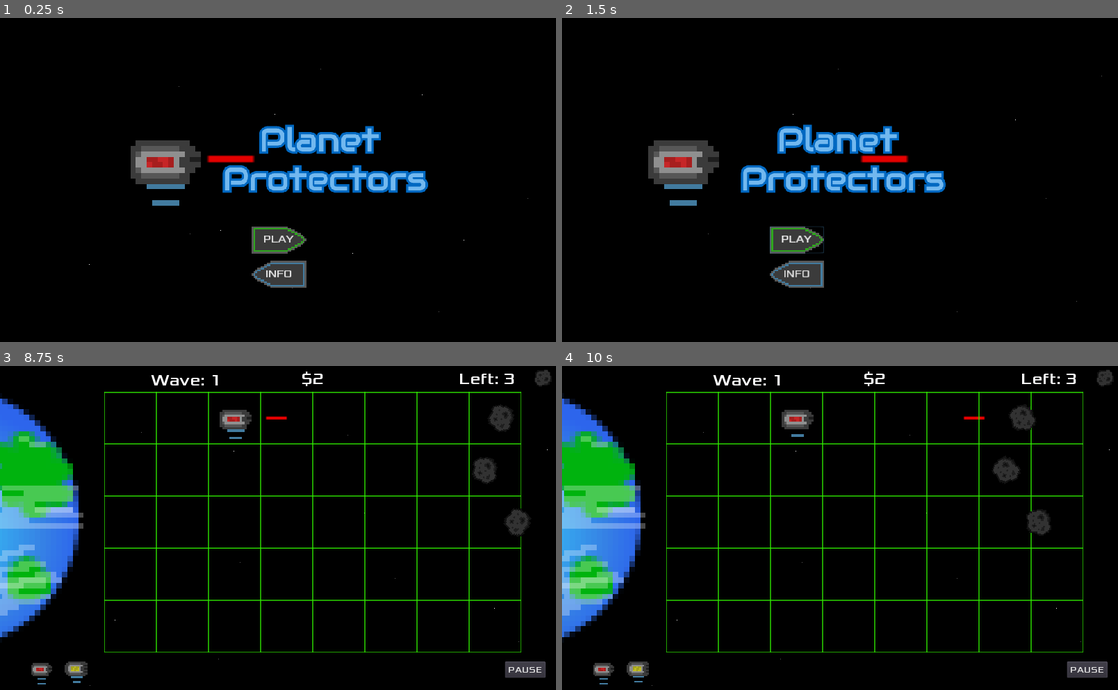
Above: before the commit, frames 1-4 (two rows, left to right).
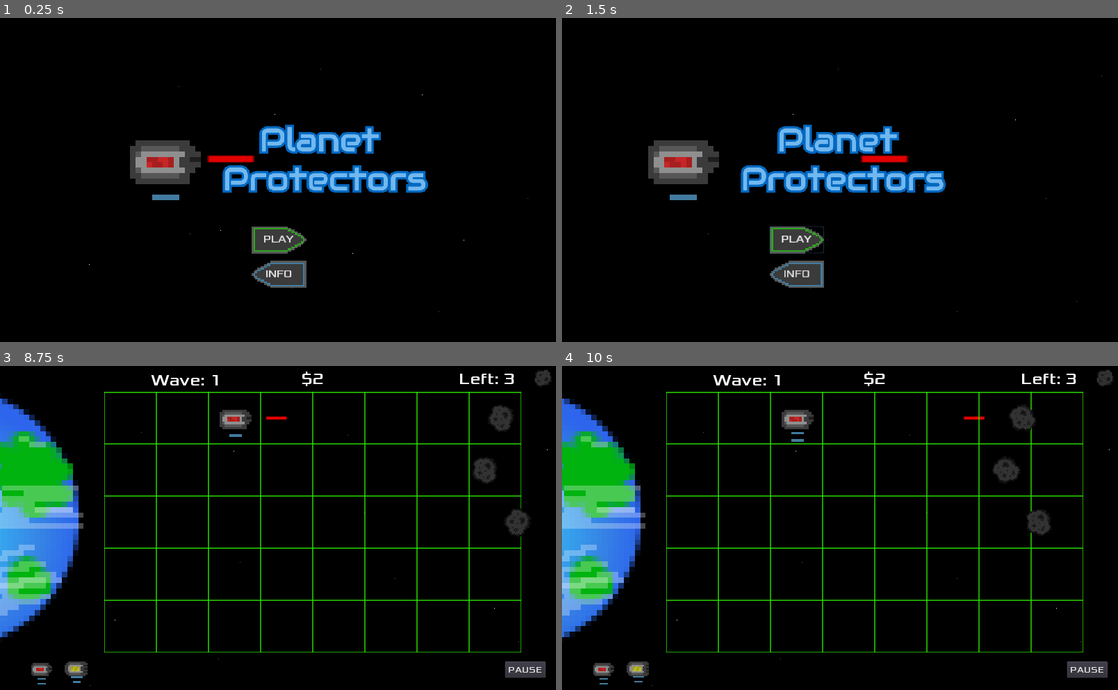
Above: after the commit, the same moments.

Repository: EthanMHolland/PlanetProtectors
Game: Godot game, scene res://src/TitleScreen.tscn
Two runs of this game, one before a commit and one after it. Both use one fixed random seed, a clock stepped at 60 frames per second and the inputs below.
Inputs (mouse positions are in pixels of both pictures, inside the frame that each line leads up to):
- Up to frame 1 (0.25 s): no input
- Up to frame 2 (1.5 s): click "PLAY" at 0.5 s; click "PLAY" at 1.25 s
- Up to frame 3 (8.75 s): click "INFO" at 2 s; move the mouse to (400, 511) at 2.77 s; tap 0 (add_funds) at 2.85 s; click (400, 511) at 2.92 s; drag from (494, 417) to (311, 518) at 3.52 s; move the mouse to (394, 417) at 4.27 s; tap = (increase_wave) at 4.35 s; click (394, 417) at 4.42 s; drag from (294, 417) to (450, 417) at 5.02 s; tap Enter at 5.75 s; drag from (127, 417) to (38, 670) at 5.77 s; click "PAUSE" at 6.5 s; click "RESUME" at 7.25 s; drag from (38, 670) to (233, 417) at 8.02 s
- Up to frame 4 (10 s): move the mouse to (639, 670) at 8.77 s; press the mouse at (639, 670) at 8.78 s; release the mouse at (639, 670) at 9.5 s; drag from (745, 417) to (639, 670) at 9.52 s

The runs differ from the first frame. In frame 1, 0.3% of the frame differs, in the area x 23-34%, y 39-58%; in frame 2, 0.3%; in frame 3, less than 0.1%; in frame 4, less than 0.1%.

Commit message:
Change Shotgun Tower Health To Drain Battery

Diff:
--- a/project/src/LaserTower.tscn
+++ b/project/src/LaserTower.tscn
@@ -146,7 +146,7 @@
 position = Vector2( 0, 1.59701 )
 frames = SubResource( 22 )
 animation = "battery5"
-frame = 2
+frame = 1
 playing = true
 
 [node name="CollisionShape2D" type="CollisionShape2D" parent="."]
--- a/project/src/ShotgunTower.gd
+++ b/project/src/ShotgunTower.gd
@@ -4,11 +4,6 @@
 
 const LASER := preload("Laser.tscn")
 
-var _bar_red := preload("res://assets/healthbar_red.png")
-var _bar_green := preload("res://assets/healthbar_green.png")
-var _bar_yellow := preload("res://assets/healthbar_yellow.png")
-
-var _health : int = 3
 var _shots_left : int = 15
 var _this_shots := 3
 
@@ -18,7 +13,6 @@
 
 
 func _process(_delta):
-	_check_health()
 	_check_shots()
 
 
@@ -58,22 +52,7 @@
 #detects if the tower is hit by an asteroid
 func _on_LaserTower_area_entered(area):
 	if area.is_in_group("Asteroid"):
-		_health -= 1
-
-
-func _check_health():
-	if _health == 3:
-		$HealthBar.value = 3
-	elif _health == 2:
-		$HealthBar.value = 2
-		$HealthBar.texture_progress = _bar_yellow
-	elif _health == 1:
-		$HealthBar.value = 1
-		$HealthBar.texture_progress = _bar_red
-	elif _health == 0:
-		#$HealthBar.value == 0
-		emit_signal("tower_destroyed")
-		queue_free()
+		_shots_left -= 3
 
 
 func _on_MidshotTimer_timeout():
--- a/project/src/ShotgunTower.tscn
+++ b/project/src/ShotgunTower.tscn
@@ -1,9 +1,8 @@
-[gd_scene load_steps=30 format=2]
+[gd_scene load_steps=29 format=2]
 
 [ext_resource path="res://src/ShotgunTower.gd" type="Script" id=1]
 [ext_resource path="res://assets/towers/shotgun_tower/shotgun_tower_1.png" type="Texture" id=2]
 [ext_resource path="res://assets/sounds/laser_shoot.wav" type="AudioStream" id=3]
-[ext_resource path="res://assets/healthbar_green.png" type="Texture" id=4]
 [ext_resource path="res://assets/towers/shotgun_tower/shotgun_tower_3.png" type="Texture" id=5]
 [ext_resource path="res://assets/towers/shotgun_tower/shotgun_tower_2.png" type="Texture" id=6]
 [ext_resource path="res://assets/towers/shotgun_tower/shotgun_tower_5.png" type="Texture" id=7]
@@ -130,7 +129,7 @@
 position = Vector2( 0, 1.45255 )
 frames = SubResource( 19 )
 animation = "battery5"
-frame = 2
+frame = 1
 playing = true
 
 [node name="CollisionShape2D" type="CollisionShape2D" parent="."]
@@ -154,19 +153,6 @@
 stream = ExtResource( 3 )
 volume_db = -40.0
 
-[node name="HealthBar" type="TextureProgress" parent="."]
-margin_left = -4.97276
-margin_top = -5.98975
-margin_right = 195.027
-margin_bottom = 20.0102
-rect_scale = Vector2( 0.05, 0.05 )
-max_value = 3.0
-value = 3.0
-texture_progress = ExtResource( 4 )
-__meta__ = {
-"_edit_use_anchors_": false
-}
-
 [node name="MidshotTimer" type="Timer" parent="."]
 wait_time = 0.2
 one_shot = true
